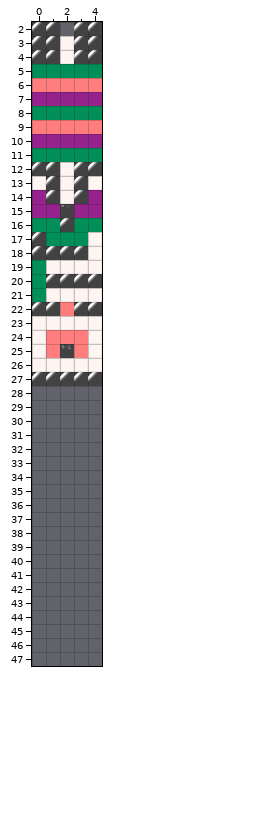
One commit to this Tiled map: Dri/Resources/tilemap/floor001.tmx. Above is the file before it was changed.
Cells are 60x60 px. Shown: x 0..4, y 2..47.
New version:
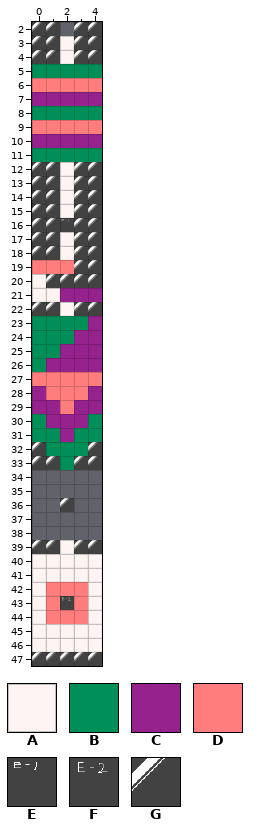
Key: from "floor1": A 1 "1", B 2 "2", C 3 "3", D 4 "4", E 5 "5", F 6 "6", G 7 "99".
_ is an empty cell.
From old to new:
Layer "main":
y 13: x 0 A -> G; x 4 A -> G
y 14: x 0 C -> G; x 4 C -> G
y 15: x 0..4 CCECC -> GGAGG
y 16: x 0..4 BBGBB -> GGEGG
y 17: x 1..4 BBBA -> GAGG
y 18: x 2 G -> A; x 4 A -> G
y 19: x 0..4 BAAAA -> DDDGG
y 20: x 0 B -> A
y 21: x 0 B -> A; x 2..4 AAA -> CCC
y 22: x 2 D -> A
y 23: x 0..4 AAAAA -> BBBBC
y 24: x 0..4 ADDDA -> BBBCC
y 25: x 0..4 ADFDA -> BBCCC
y 26: x 0..4 AAAAA -> BCCCC
y 27: x 0..4 GGGGG -> DDDDD
y 28: x 0..4 _____ -> CDDDC
y 29: x 0..4 _____ -> CCDCC
y 30: x 0..4 _____ -> BCCCB
y 31: x 0..4 _____ -> BBCBB
y 32: x 0..4 _____ -> GBBBG
y 33: x 0..4 _____ -> GGBGG
y 36: x 2 _ -> G
y 39: x 0..4 _____ -> GGAGG
y 40..41: x 0..4 _____ -> AAAAA
y 42: x 0..4 _____ -> ADDDA
y 43: x 0..4 _____ -> ADFDA
y 44: x 0..4 _____ -> ADDDA
y 45..46: x 0..4 _____ -> AAAAA
y 47: x 0..4 _____ -> GGGGG
